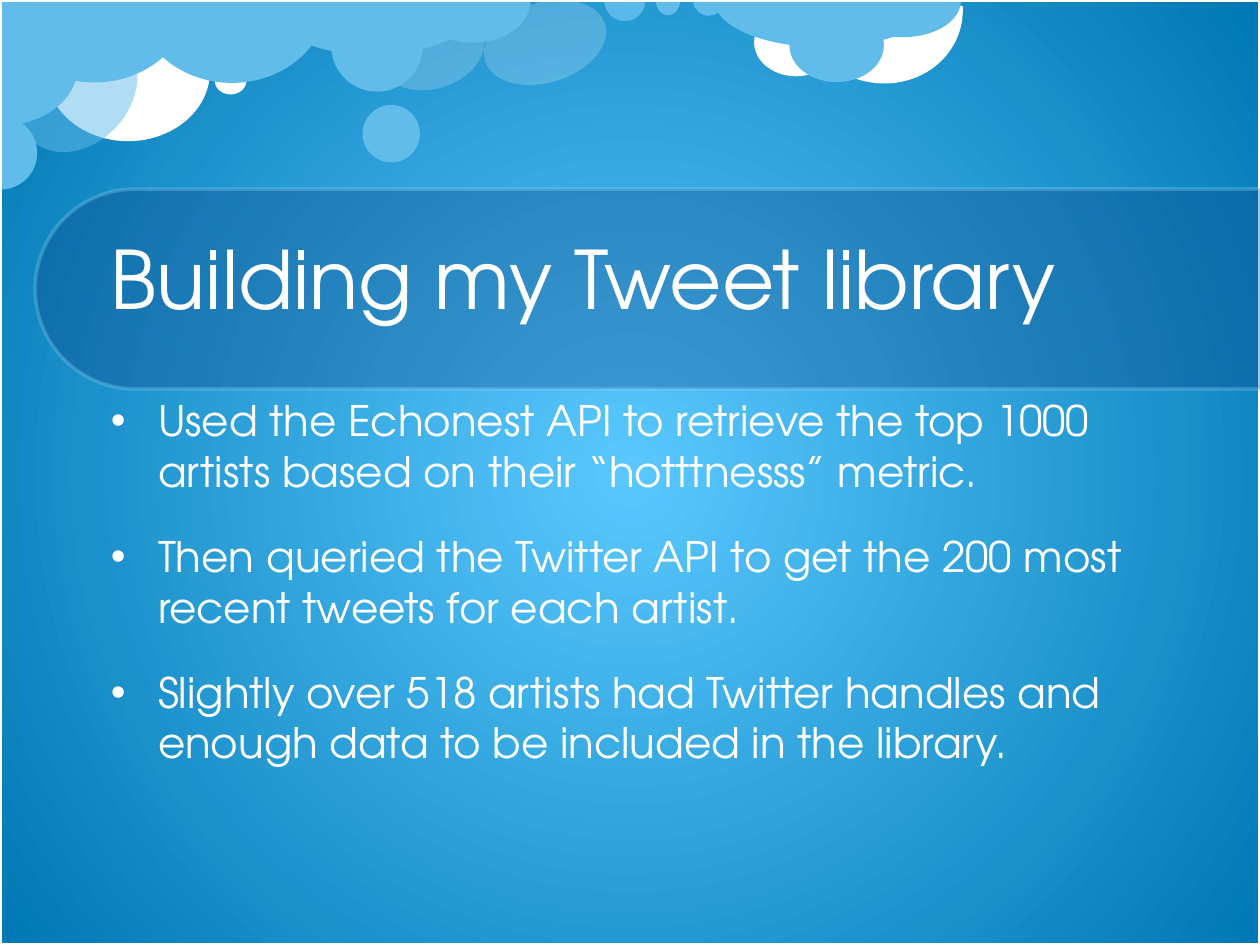
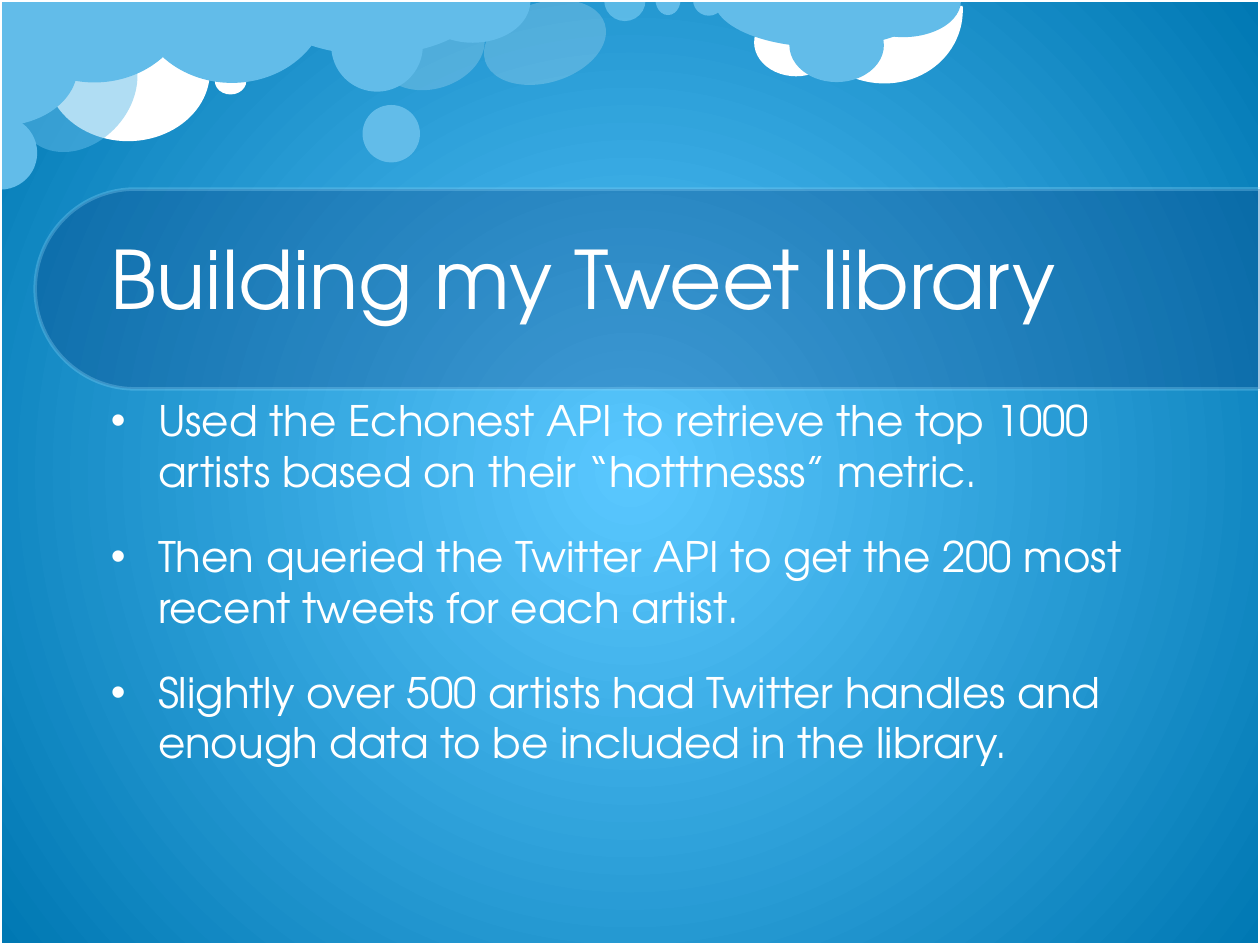
Before and after one commit to seanpquig/GA_Final_Project, a slide deck: slide 4 of GA DS final presentation.pptx. Drawn at 1260x945 pixels with LibreOffice and Linux fonts; fonts in the diff are those of the drawing; background and template pictures are left out. Boxes give left, top, right and bottom in pixels: in the first picture for what was removed or moved away, otherwise in the second. Text is boxed around its words. In the diff, an @@ line names an element or a change of style, - is before the commit and + after.

```diff
--- a/GA DS final presentation.pptx
+++ b/GA DS final presentation.pptx
@@ text at (158, 676, 1100, 767): text changed @@
-• Slightly over 518 artists had Twitter handles and enough data to be included in the library.
+• Slightly over 500 artists had Twitter handles and enough data to be included in the library.
```
Also in this commit, not shown: 2 other slides changed, 1 other file.
